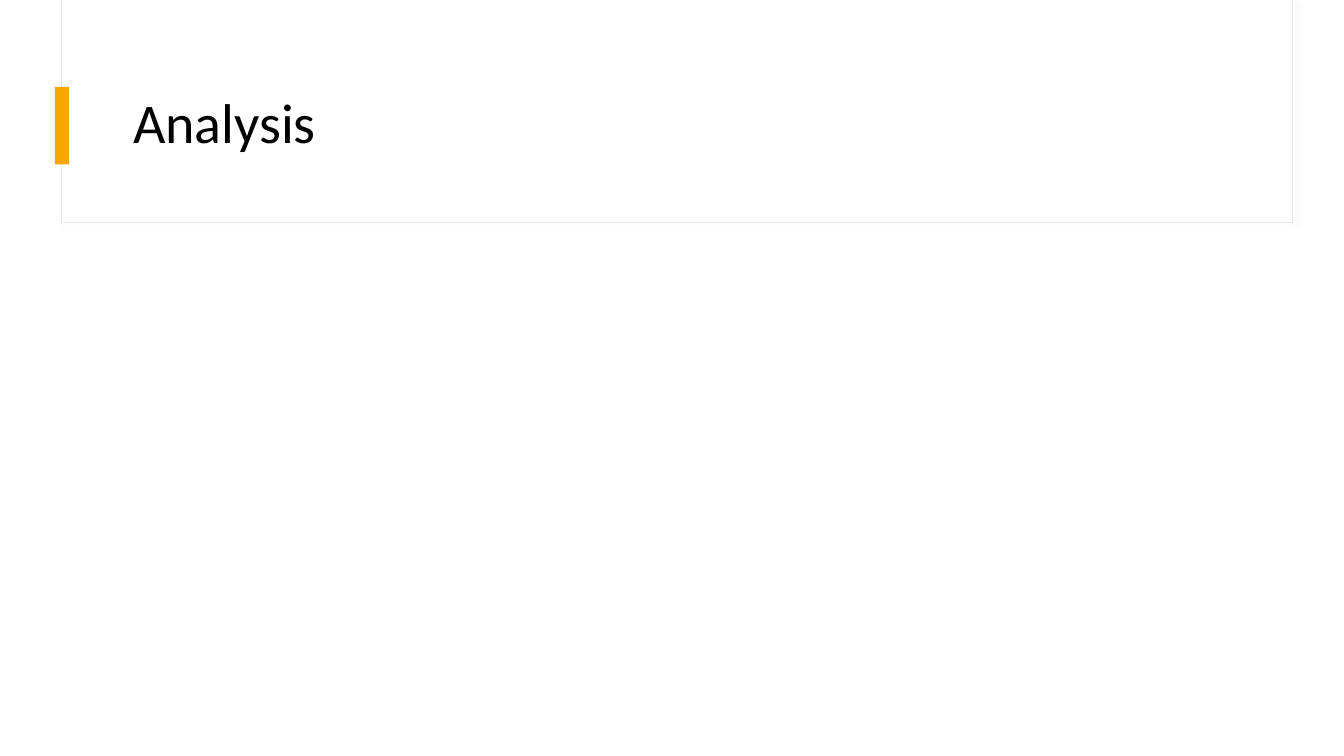
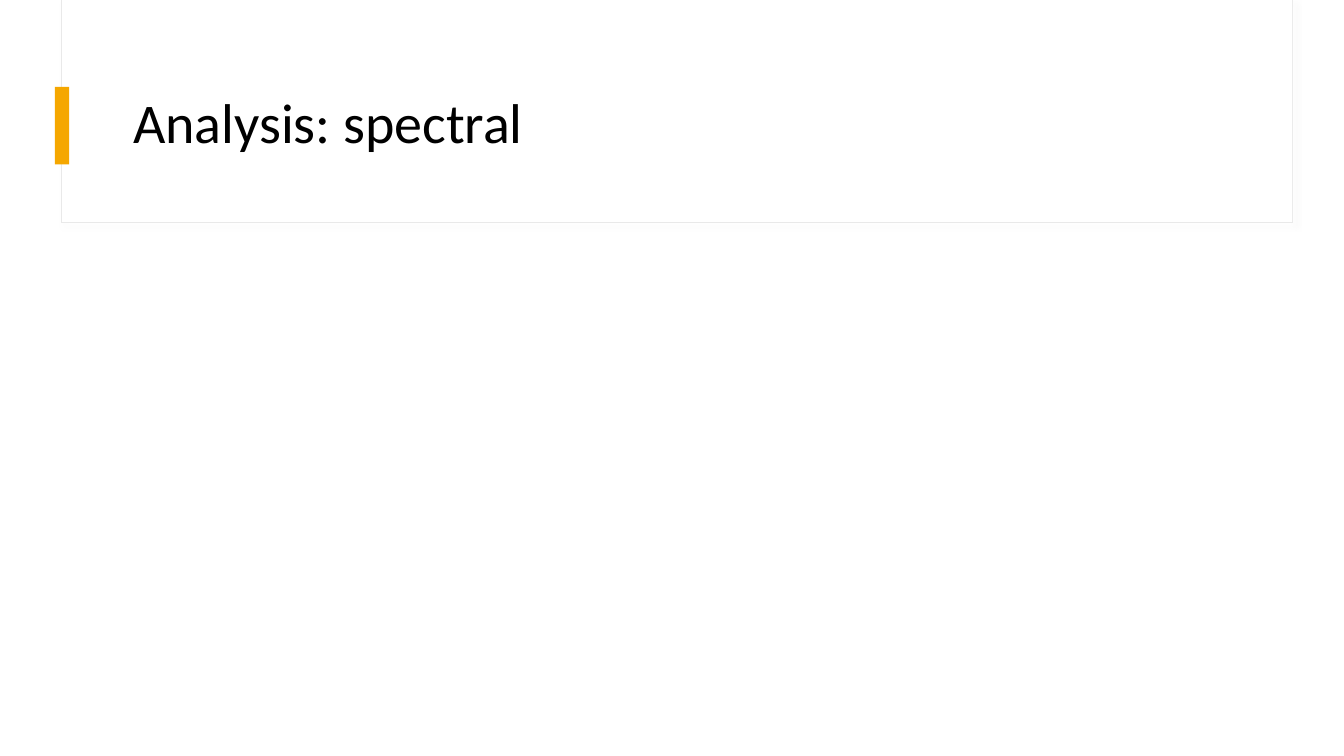
Before and after one commit to thomased/pavo_workshop, a slide deck: slide 10 of slides/intro_pavo.pptx. Drawn at 1344x756 pixels with LibreOffice and Linux fonts; fonts in the diff are those of the drawing. Boxes give left, top, right and bottom in pixels: in the first picture for what was removed or moved away, otherwise in the second. Text is boxed around its words. In the diff, an @@ line names an element or a change of style, - is before the commit and + after.

```diff
--- a/slides/intro_pavo.pptx
+++ b/slides/intro_pavo.pptx
@@ title at <box>133,104,522,152</box>: text changed @@
-Analysis
+Analysis: spectral
```
Also in this commit, not shown: 5 other slides changed, 7 slides added, 2 slides removed, 2 other files.
